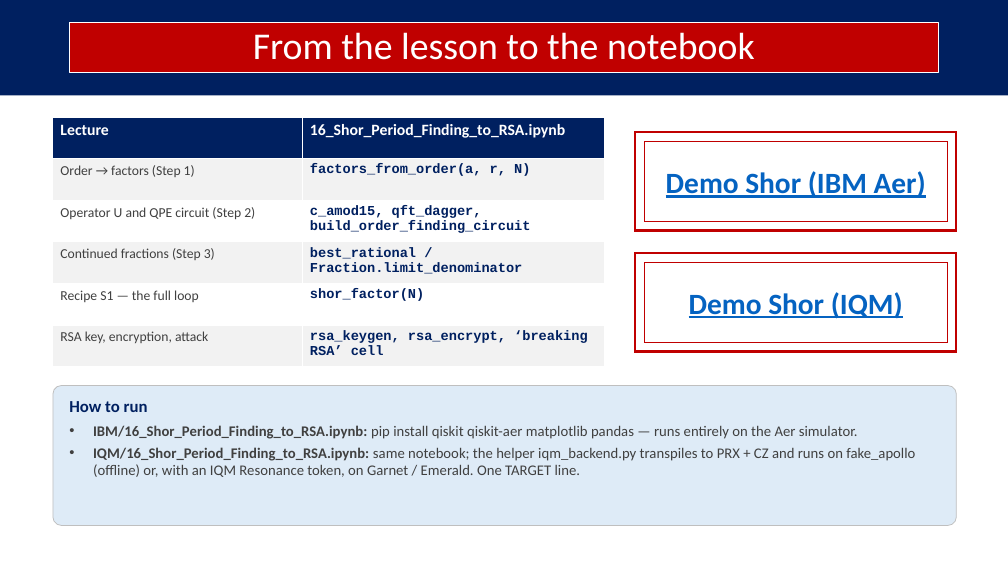
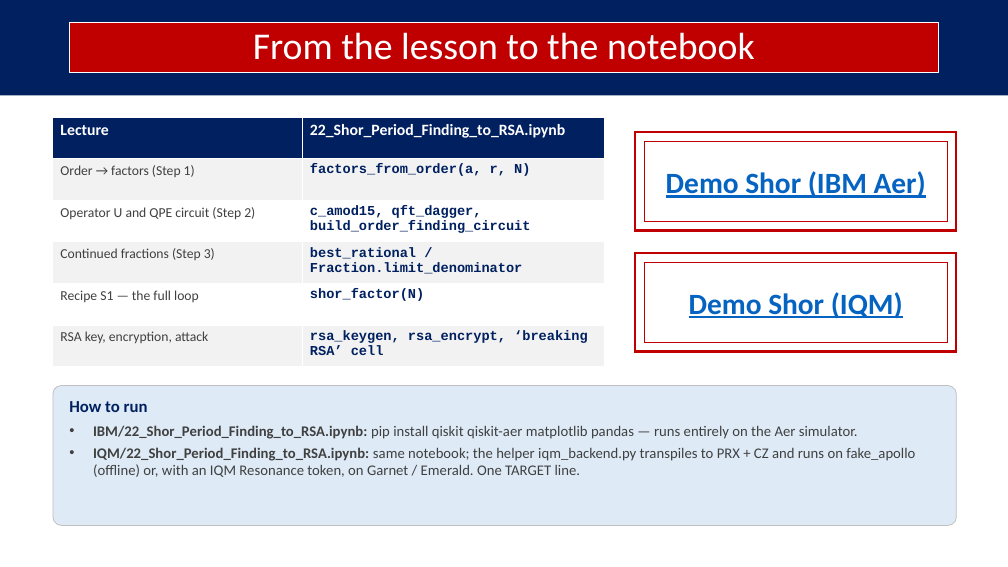
Before and after one commit to rcapp2506/QC-Course, a slide deck: slide 27 of lesson/RSA_Shor_lecture.pptx. Drawn at 1008x567 pixels with LibreOffice and Linux fonts; fonts in the diff are those of the drawing. Boxes give left, top, right and bottom in pixels: in the first picture for what was removed or moved away, otherwise in the second. Text is boxed around its words. In the diff, an @@ line names an element or a change of style, - is before the commit and + after.

```diff
--- a/lesson/RSA_Shor_lecture.pptx
+++ b/lesson/RSA_Shor_lecture.pptx
@@ table at (53, 117, 605, 367) @@
-row 1, column 2: 16_Shor_Period_Finding_to_RSA.ipynb
+row 1, column 2: 22_Shor_Period_Finding_to_RSA.ipynb
@@ text at (93, 425, 915, 477): text changed @@
-• IBM/16_Shor_Period_Finding_to_RSA.ipynb: pip install qiskit qiskit-aer matplotlib pandas — runs entirely on the Aer simulator.
-• IQM/16_Shor_Period_Finding_to_RSA.ipynb: same notebook; the helper iqm_backend.py transpiles to PRX + CZ and runs on fake_apollo (offline) or, with an IQM Resonance token, on Garnet / Emerald. One TARGET line.
+• IBM/22_Shor_Period_Finding_to_RSA.ipynb: pip install qiskit qiskit-aer matplotlib pandas — runs entirely on the Aer simulator.
+• IQM/22_Shor_Period_Finding_to_RSA.ipynb: same notebook; the helper iqm_backend.py transpiles to PRX + CZ and runs on fake_apollo (offline) or, with an IQM Resonance token, on Garnet / Emerald. One TARGET line.
```
Also in this commit, not shown: 8 other slides changed, 55 other files.
